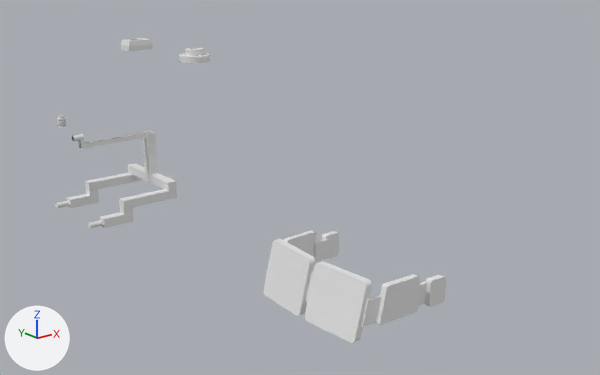
Renders of the Blender file ModelTrain/ScaleTT/MAV-V63/v63.blend from each side of a commit.
Rendered twice from a camera (50 mm lens) standing at (-143.0, -161.0, 42.0) and looking at (-15.0, -1.0, -22.0). Every picture has the same lights, and +X, +Y and +Z are marked at lower left.

Names of what the first picture shows: 'ElsőablakMASZK', 'FehérLámpa', 'KisablakMASZK', 'OldalablakMASZK', 'Összekötö1'.
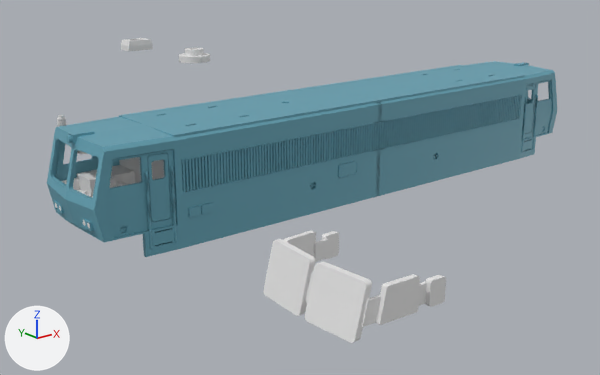
The change in detail:
Object 'Karosszéria' (ob_karosszéria) is now shown.
Object 'Kabin' (ob_kabin) is now shown.
Object 'KabinÜlés' (ob_kabinülés) is now shown.

Changed parts and their boxes [x1, y1, x2, y2] in the pictures (600 x 375 px):
'Karosszéria', shown (cyan): after [47, 61, 557, 257]
'Kabin', shown: after [61, 150, 164, 198]
'KabinÜlés', shown: after [83, 176, 127, 195]
'FehérLámpa', unchanged, covered by the edit: before [56, 131, 177, 228]; after [55, 203, 90, 228]
